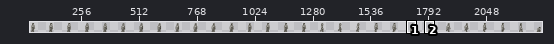
Two versions of one pixel-art file, support/player-table-80-80.aseprite. Above: a wide view before the commit, with the close-up outlined.
Close-up. First the earlier version:
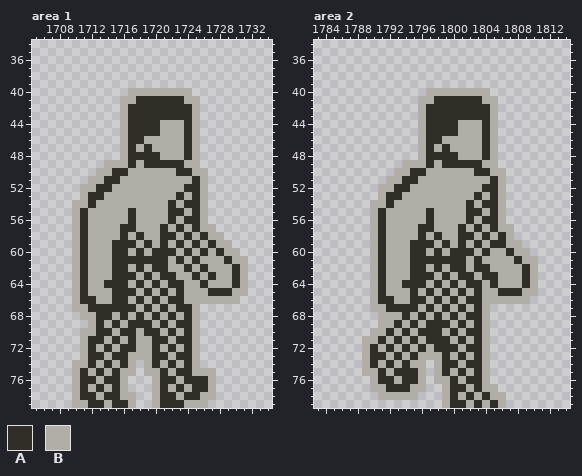
2320x80 pixels, 1 frame. Shown: area 1: x 1705..1734, y 34..79; area 2: x 1783..1814, y 34..79. The wide view leaves out empty margins. The commit also changed other parts of the picture, which this record leaves out.
Palette (. is transparent): A #302e27  B #b0aea7
Pixels before, area 1, first column x 1710:
40 .......BBBBBBBB.......
41 ......BBAAAAAABB......
42 ......BAAAAAAAAB......
43 ......BAAAAAAAAB......
44 ......BAAAABBBAB......
45 ......BAAAABBBAB......
46 ......BAABBBBBAB......
47 ......BABABBBBAB......
48 ......BAAAABBBAB......
49 ....BBBABAAAAABB......
50 ...BBAABBBBBBAABB.....
51 ..BBAABBBBBBBBBAB.....
52 .BBAABBBBBBBBBAAB.....
53 .BAABBBBBBBBBABAB.....
54 BBABBBBBBBBBABAAB.....
55 BABBBBBABBBBAABAB.....
56 BABBBBBABBBBABAAB.....
57 BABBBBAABBBABABABB....
58 BABBBBABABBAABABABB...
59 BABBBAAABABABABABABB..
60 BABBBAABABAAABABABABB.
61 BABBBAAAAAAABABABBBABB
62 BABBBAABABAABBABABBBAB
63 BABBBAAABABAABBABABBAB
64 BABBAAABABABAABBABBBAB
65 BABBBAAABABABABBBAAABB
66 BAABBAABABABAABBBBBBB.
67 BBAAAAAABABABAAB......
68 .BBAABABABABABAB......
69 ..BABABAAABABAAB......
70 .BBAABAABAABABAB......
71 .BAABABABBAABAAB......
72 .BABABAABBABABAB......
73 .BAABAABBBAABAAB......
74 BBABABAB.BABABAB......
75 BABABABB.BBABAABBB....
76 BAABAAB...BAABAAAB....
77 BABABAB...BABABAAB....
78 BAABAABB..BAABAABB....
79 BBAABAAB..BAAABBB.....
Pixels before, area 2, first column x 1789:
40 ........BBBBBBBB......
41 .......BBAAAAAABB.....
42 .......BAAAAAAAAB.....
43 .......BAAAAAAAAB.....
44 .......BAAAABBBAB.....
45 .......BAAAABBBAB.....
46 .......BAABBBBBAB.....
47 .......BABABBBBAB.....
48 .......BAAAABBBAB.....
49 .....BBBABAAAAABB.....
50 ....BBAABBBBBBAABB....
51 ...BBAABBBBBBBBBAB....
52 ..BBAABBBBBBBBBAAB....
53 ..BAABBBBBBBBBABAB....
54 .BBABBBBBBBBBABAAB....
55 .BABBBBBABBBBAABAB....
56 .BABBBBBABBBBABAAB....
57 .BABBBBAABBBABABABB...
58 .BABBBBABABBAABABAB...
59 .BABBBAAABABABABAABB..
60 .BABBBAABABAAABABBABB.
61 .BABBBAAAAAAABABBBBABB
62 .BABBBAABABAABAABBBBAB
63 .BABBBAAABABAABAABBBAB
64 .BABBAAABABABAABABBBAB
65 .BABBBABABABABABBAAABB
66 .BAABBAABABABAABBBBBB.
67 .BBAAAABABABABAB......
68 ..BBBABABABABAAB......
69 ..BBABABAAABABAB......
70 .BBABABAAABABAAB......
71 BBABABABAAABABAB......
72 BABABABABAAABAAB......
73 BAABABABBBABABAB......
74 BABABABB.BAABAAB......
75 BBABAAAB.BABABAB......
76 .BAABAAB.BBABAAB......
77 .BBAAABB..BAABABB.....
78 ..BBBBB...BABABABB....
79 ..........BAABABAB....
Once edited:
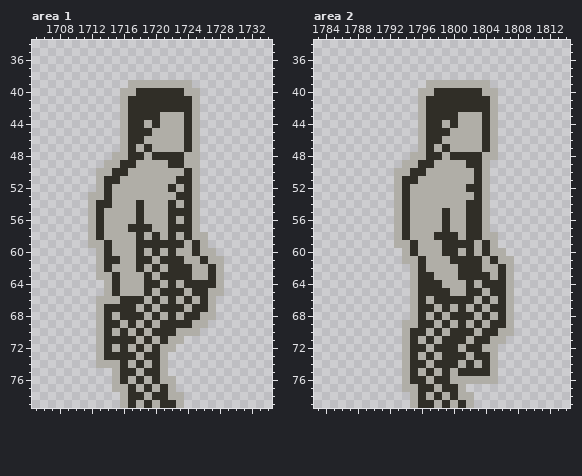
Edits made:
Area 1:
y 39: x 1717..1724 ........ -> BBBBBBBB
y 40: x 1716 . -> B; x 1718..1723 BBBBBB -> AAAAAA; x 1725 . -> B
y 41: x 1717 B -> A; x 1724 B -> A
y 43: x 1721..1723 AAA -> BBB
y 44: x 1719 A -> B
y 45: x 1720 A -> B
y 48: x 1715 . -> B; x 1719 A -> B; x 1721..1724 BBBA -> AAAB
y 49: x 1716 B -> A; x 1719..1721 AAA -> BBB
y 50: x 1723 A -> B; x 1726 B -> .
y 51: x 1712 B -> .; x 1723..1726 BBAB -> AAB.
y 52: x 1711..1713 BBA -> ..B; x 1722 B -> A; x 1725..1726 AB -> B.
y 53: x 1711..1714 BAAB -> .BBA; x 1724..1726 BAB -> AB.
y 54: x 1710..1714 BBABB -> ..BAA; x 1718 B -> A; x 1725..1726 AB -> B.
y 55: x 1710..1711 BA -> ..; x 1713 B -> A; x 1717..1718 AB -> BA; x 1724..1726 BAB -> AB.
y 56: x 1710..1711 BA -> ..; x 1713 B -> A; x 1717..1718 AB -> BA; x 1725..1726 AB -> B.
y 57: x 1710..1711 BA -> ..; x 1713 B -> A; x 1716 A -> B; x 1718..1719 BB -> AA; x 1721..1722 AB -> BA; x 1724..1727 BABB -> AB..
y 58: x 1710..1711 BA -> ..; x 1713 B -> A; x 1716 A -> B; x 1720..1721 BA -> AB; x 1726..1728 ABB -> B..
y 59: x 1710..1711 BA -> ..; x 1714..1718 BAAAB -> ABBBA; x 1720 B -> A; x 1722 B -> A; x 1727..1729 ABB -> ...
y 60: x 1710..1712 BAB -> ...; x 1714..1716 BAA -> ABB; x 1721 A -> B; x 1724..1726 ABA -> BAB; x 1728..1730 ABB -> ...
y 61: x 1710..1712 BAB -> ...; x 1714 B -> A; x 1716..1717 AA -> BB; x 1720 A -> B; x 1722 B -> A; x 1725..1726 AB -> BA; x 1729..1731 ABB -> ...
y 62: x 1710..1712 BAB -> ...; x 1714..1716 BAA -> ABB; x 1721..1723 ABB -> BAA; x 1726..1727 AB -> BA; x 1729..1731 BAB -> ...
y 63: x 1710..1712 BAB -> ...; x 1716..1717 AA -> BB; x 1723..1725 BBA -> AAB; x 1729..1731 BAB -> ...
y 64: x 1710..1714 BABBA -> ....B; x 1716 A -> B; x 1718..1719 AB -> BA; x 1723..1725 ABB -> BAA; x 1727 B -> A; x 1729..1731 BAB -> ...
y 65: x 1710..1713 BABB -> ....; x 1716..1717 AA -> BB; x 1722 B -> A; x 1725..1731 BBAAABB -> AABB...
y 66: x 1710..1712 BAA -> ...; x 1715 A -> B; x 1717 B -> A; x 1723..1724 AB -> BA; x 1726 B -> A; x 1728..1730 BBB -> ...
y 67: x 1710..1713 BBAA -> ...B; x 1722 B -> A; x 1724..1727 AB.. -> BAAB
y 68: x 1711..1713 BBA -> ..B; x 1717 B -> A; x 1725..1727 B.. -> ABB
y 69: x 1712..1714 BAB -> .BA; x 1718 A -> B; x 1722 B -> A; x 1726 . -> B
y 70: x 1711..1713 BBA -> ..B; x 1717..1719 ABA -> BAB; x 1721 B -> A; x 1724 A -> B
y 71: x 1711..1714 BAAB -> ..BA; x 1716 B -> A; x 1719..1720 BA -> AB; x 1723..1725 AAB -> B..
y 72: x 1711..1712 BA -> ..; x 1717..1718 AB -> BA; x 1722..1725 ABAB -> B...
y 73: x 1711..1714 BAAB -> ..BA; x 1717 B -> A; x 1719 B -> A; x 1721..1725 ABAAB -> B....
y 74: x 1710..1712 BBA -> ...; x 1714 A -> B; x 1718 . -> A; x 1722..1725 ABAB -> ....
y 75: x 1710..1727 BABABABB.BBABAABBB -> .....BAABAAB......
y 76: x 1710..1727 BAABAAB...BAABAAAB -> .....BABABABB.....
y 77: x 1710..1715 BABABA -> .....B; x 1717..1719 ... -> ABA; x 1723..1727 ABAAB -> .....
y 78: x 1710..1715 BAABAA -> ......; x 1717..1720 B..B -> AABA; x 1722 A -> B; x 1724..1727 AABB -> ....
y 79: x 1710..1719 BBAABAAB.. -> ......BABA; x 1723..1726 ABBB -> B...
Area 2:
y 39: x 1797..1804 ........ -> BBBBBBBB
y 40: x 1796 . -> B; x 1798..1803 BBBBBB -> AAAAAA; x 1805 . -> B
y 41: x 1797 B -> A; x 1804 B -> A
y 43: x 1801..1803 AAA -> BBB
y 44: x 1799 A -> B
y 45: x 1800 A -> B
y 48: x 1795 . -> B; x 1799 A -> B; x 1801..1804 BBBA -> AAAB
y 49: x 1796 B -> A; x 1799..1801 AAA -> BBB; x 1805 B -> .
y 50: x 1804..1806 ABB -> B..
y 51: x 1792 B -> .; x 1803 B -> A; x 1805..1806 AB -> ..
y 52: x 1791..1793 BBA -> ..B; x 1802..1806 BBAAB -> AAB..
y 53: x 1791..1794 BAAB -> ..BA; x 1805..1806 AB -> ..
y 54: x 1790..1792 BBA -> ...; x 1794 B -> A; x 1803..1806 BAAB -> AB..
y 55: x 1790..1792 BAB -> ...; x 1794 B -> A; x 1797 A -> B; x 1799 B -> A; x 1805..1806 AB -> ..
y 56: x 1790..1792 BAB -> ...; x 1794 B -> A; x 1797 A -> B; x 1799 B -> A; x 1803..1806 BAAB -> AB..
y 57: x 1790..1792 BAB -> ...; x 1794 B -> A; x 1796..1797 AA -> BB; x 1799 B -> A; x 1801..1802 AB -> BA; x 1805..1807 ABB -> ...
y 58: x 1790..1792 BAB -> ...; x 1794 B -> A; x 1796 A -> B; x 1799..1801 BBA -> AAB; x 1803..1804 BA -> AB; x 1806..1807 AB -> ..
y 59: x 1790..1792 BAB -> ...; x 1796..1797 AA -> BB; x 1800 B -> A; x 1802..1808 BABAABB -> ABAB...
y 60: x 1790..1793 BABB -> ....; x 1796 A -> B; x 1798..1799 AB -> BA; x 1801 A -> B; x 1807..1809 ABB -> ...
y 61: x 1790..1793 BABB -> ....; x 1795 A -> B; x 1797..1799 AAA -> BBB; x 1802 B -> A; x 1805 B -> A; x 1808..1810 ABB -> ...
y 62: x 1790..1795 BABBBA -> .....B; x 1798 A -> B; x 1800 A -> B; x 1802 B -> A; x 1804 A -> B; x 1806 B -> A; x 1808..1810 BAB -> ...
y 63: x 1790..1795 BABBBA -> .....B; x 1799 A -> B; x 1803 B -> A; x 1805..1806 AB -> BA; x 1808..1810 BAB -> ...
y 64: x 1790..1795 BABBAA -> .....B; x 1797 B -> A; x 1800 A -> B; x 1803..1804 AB -> BA; x 1806 B -> A; x 1808..1810 BAB -> ...
y 65: x 1790..1796 BABBBAB -> .....BA; x 1798 B -> A; x 1801..1802 AB -> BA; x 1805 B -> A; x 1807..1810 AABB -> B...
y 66: x 1790..1795 BAABBA -> .....B; x 1799 B -> A; x 1801 B -> A; x 1803..1804 AB -> BA; x 1806 B -> A; x 1808..1809 BB -> ..
y 67: x 1790..1796 BBAAAAB -> .....BA; x 1805..1807 ... -> AAB
y 68: x 1791..1794 BBBA -> ....; x 1801 B -> A; x 1803..1807 AB... -> BABAB
y 69: x 1791..1793 BBA -> ...; x 1795..1796 AB -> BA; x 1798 A -> B; x 1805..1807 ... -> AAB
y 70: x 1790..1795 BBABAB -> ....BA; x 1797 A -> B; x 1801 B -> A; x 1803..1807 AB... -> BAABB
y 71: x 1789..1793 BBABA -> .....; x 1798 A -> B; x 1800 B -> A; x 1804..1806 B.. -> ABB
y 72: x 1789..1795 BABABAB -> .....BA; x 1805 . -> B
y 73: x 1789..1793 BAABA -> .....; x 1797 B -> A; x 1800 B -> A; x 1804..1805 B. -> AB
y 74: x 1789..1798 BABABABB.B -> .....BAABA; x 1803..1805 AB. -> BAB
y 75: x 1789..1794 BBABAA -> .....B; x 1797 . -> A; x 1802 B -> A; x 1804..1805 B. -> AB
y 76: x 1790..1794 BAABA -> ....B; x 1796..1800 B.BBA -> ABAAB; x 1802..1803 AA -> BB; x 1805 . -> B
y 77: x 1790..1794 BBAAA -> ....B; x 1796..1799 B..B -> AABA; x 1801..1805 ABABB -> B....
y 78: x 1791..1794 BBBB -> ....; x 1796..1798 ... -> ABA; x 1802..1806 ABABB -> B....
y 79: x 1795..1800 ....BA -> BAABAB; x 1803..1806 ABAB -> ....
